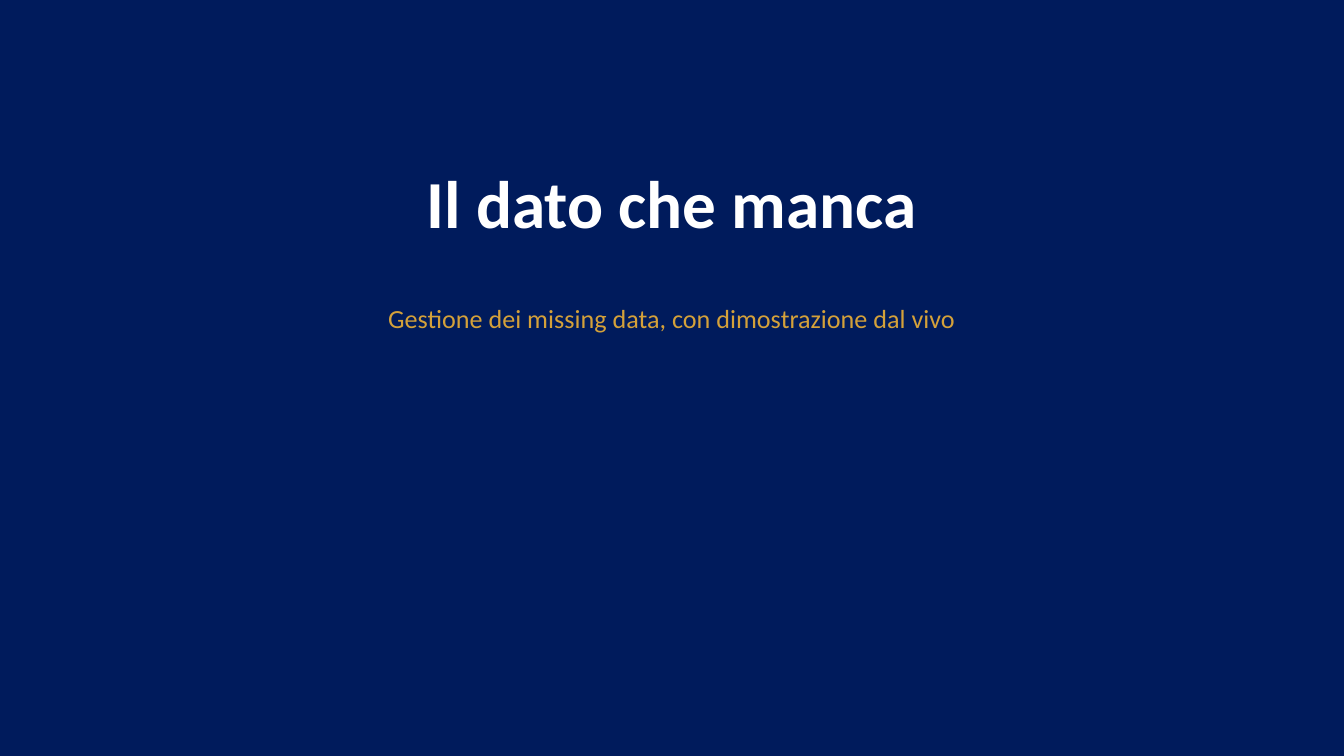
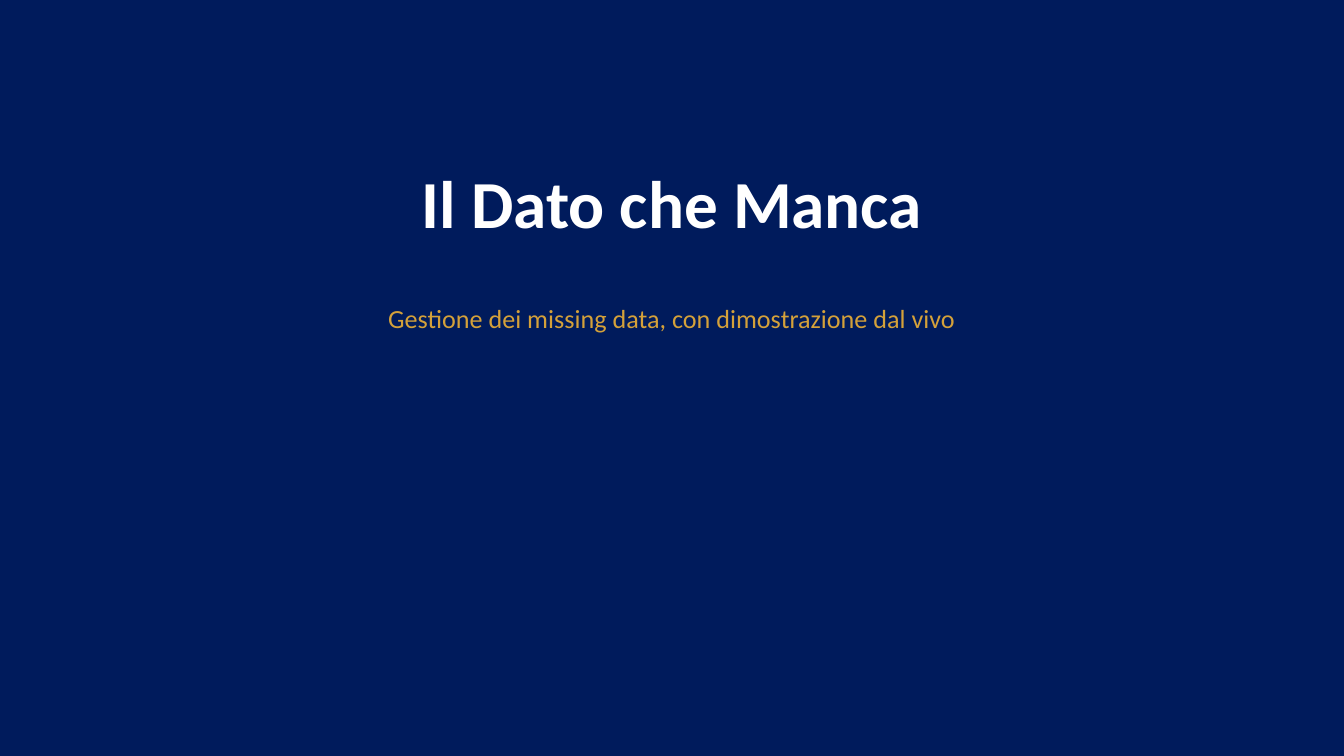
Before and after one commit to MicheleFerramola00/lezioni, a slide deck: slide 7 of slide/M2.4_Ferramola_slide.pptx. Drawn at 1344x756 pixels with LibreOffice and Linux fonts; fonts in the diff are those of the drawing. Boxes give left, top, right and bottom in pixels: in the first picture for what was removed or moved away, otherwise in the second. Text is boxed around its words. In the diff, an @@ line names an element or a change of style, - is before the commit and + after.

```diff
--- a/slide/M2.4_Ferramola_slide.pptx
+++ b/slide/M2.4_Ferramola_slide.pptx
@@ text at (422, 181, 922, 229): text changed @@
-Il dato che manca
+Il Dato che Manca
```
Also in this commit, not shown: 12 other slides changed.
